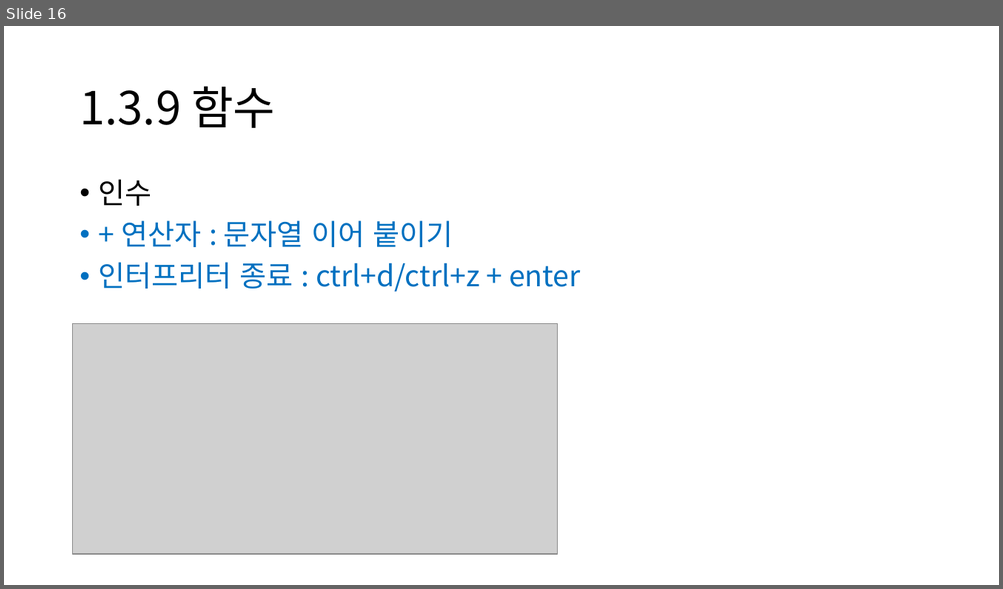
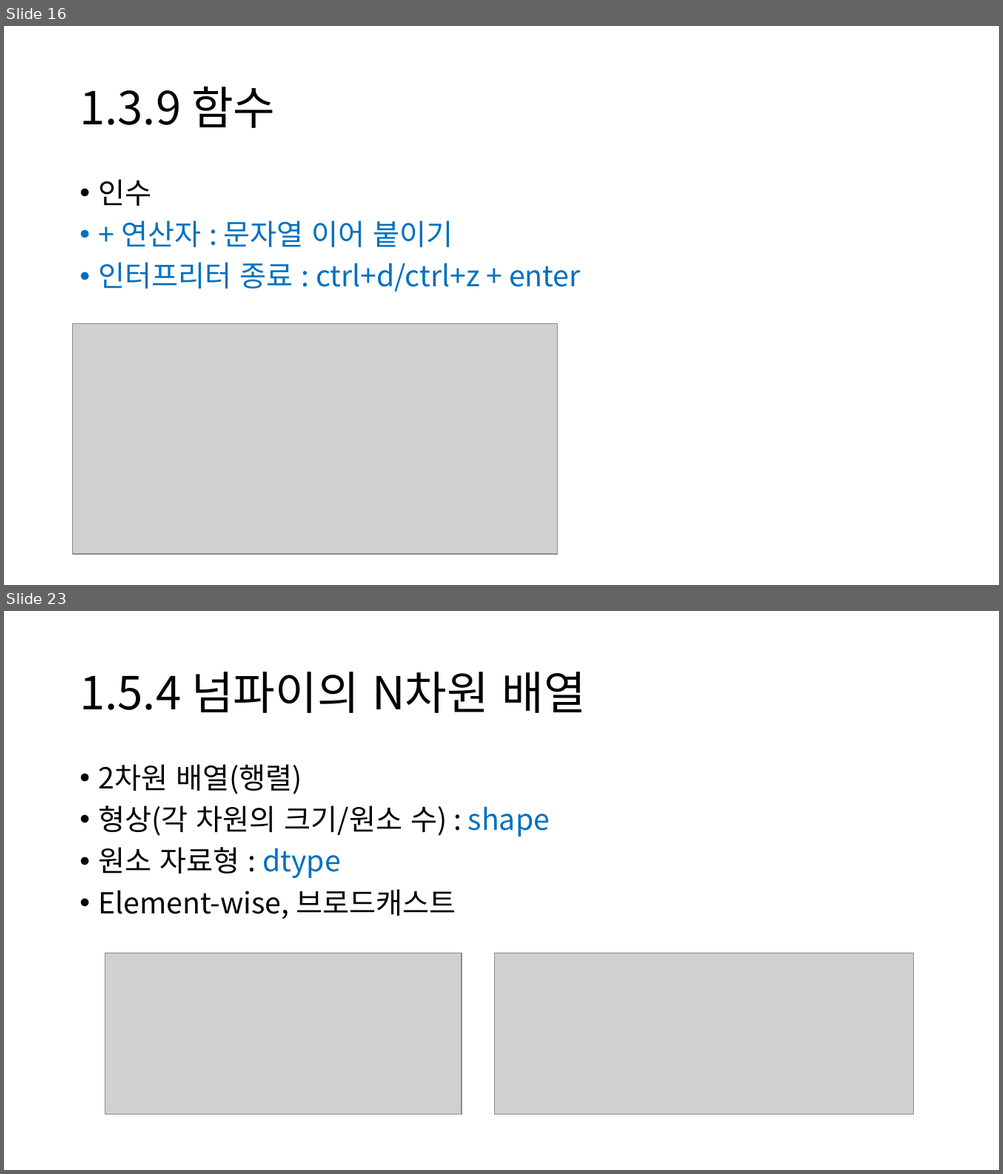
Before and after one commit to UIJIh/2024, a slide deck: DeepLearningFromScratch/ch01/dlfs_ch01.pptx. Shown one above the other, each under a label of ours: slide 16 before the commit, slides 16 and 23 after it; the slides between them are not shown. The pictures are 1003x589 and 1003x1174 pixels, drawn with LibreOffice and Linux fonts; fonts in the diff are those of the drawing; grey boxes stand for pictures. Boxes give left, top, right and bottom in pixels: in the first picture for what was removed or moved away, otherwise in the second. Text is boxed around its words. In the diff, an @@ line names an element or a change of style, - is before the commit and + after.

```diff
--- a/DeepLearningFromScratch/ch01/dlfs_ch01.pptx
+++ b/DeepLearningFromScratch/ch01/dlfs_ch01.pptx
@@ slide 23 added at (4, 611, 999, 1170), background #FFFFFF @@
@@ title added at (79, 672, 586, 713), 44 pt, text #000000 @@
+1.5.4 넘파이의 N차원 배열
@@ text added at (99, 764, 549, 919), 28 pt, text #000000 @@
+• 2차원 배열(행렬)
+• 형상(각 차원의 크기/원소 수) : shape
+• 원소 자료형 : dtype
+• Element-wise, 브로드캐스트
@@ picture added at (105, 954, 462, 1116) @@
@@ picture added at (494, 954, 913, 1116) @@
```
Also in this commit, not shown: 2 slides changed, 8 other slides added.
